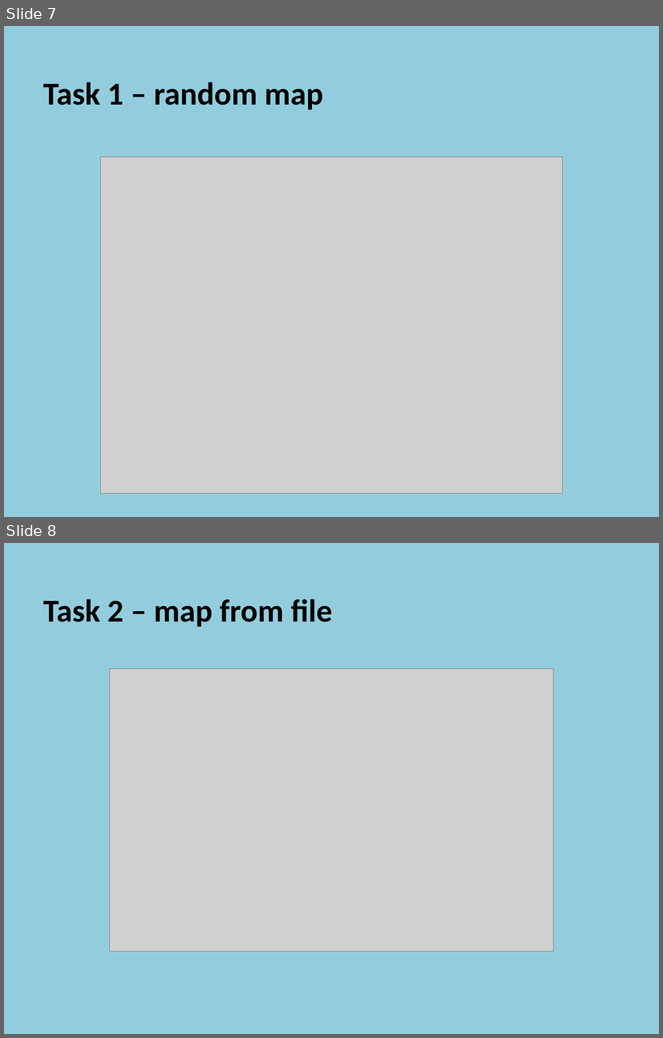
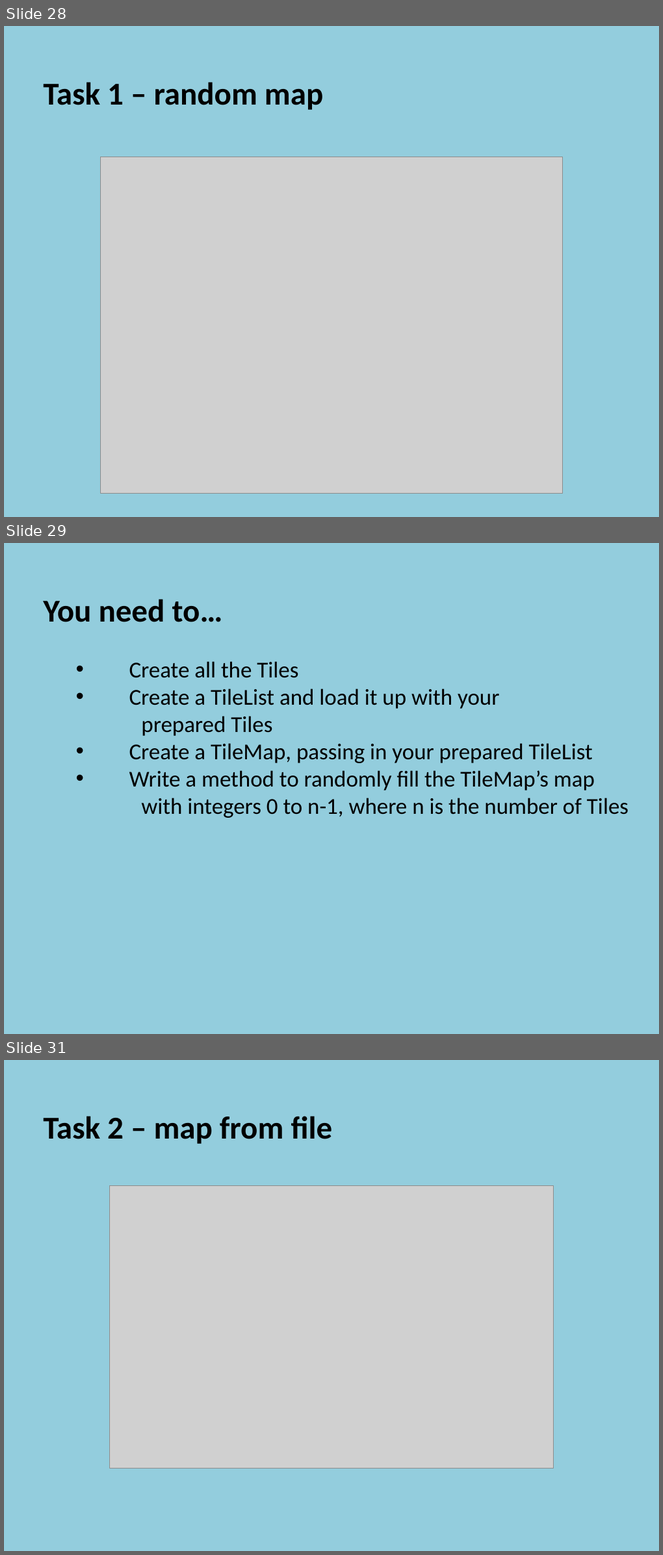
Before and after one commit to szetko/course-materials, a slide deck: Programming 4/06.2 Tile Map/06.2 Tile Map.pptx. Shown one above the other, each under a label of ours: slides 7 and 8 before the commit, slides 28, 29 and 31 after it; the slides between them are not shown. The pictures are 663x1038 and 663x1555 pixels, drawn with LibreOffice and Linux fonts; fonts in the diff are those of the drawing; grey boxes stand for pictures. Boxes give left, top, right and bottom in pixels: in the first picture for what was removed or moved away, otherwise in the second. Text is boxed around its words. In the diff, an @@ line names an element or a change of style, - is before the commit and + after.

Commit message:
Update 6.2 - Tile Maps PP

```diff
--- a/Programming 4/06.2 Tile Map/06.2 Tile Map.pptx
+++ b/Programming 4/06.2 Tile Map/06.2 Tile Map.pptx
@@ slide 29 added at (4, 543, 659, 1034), background #93CDDD @@
@@ text added at (43, 599, 629, 818), 25 pt, text #000000 @@
+  You need to…
+    • Create all the Tiles
+    • Create a TileList and load it up with your
+    prepared Tiles
+    • Create a TileMap, passing in your prepared TileList
+    • Write a method to randomly fill the TileMap’s map
+    with integers 0 to n-1, where n is the number of Tiles
@@ what was slide 7 is now slide 28 @@
@@ what was slide 8 is now slide 31 @@
```
Also in this commit, not shown: 1 slide changed, 25 other slides added, 1 slide removed, 8 other files.
